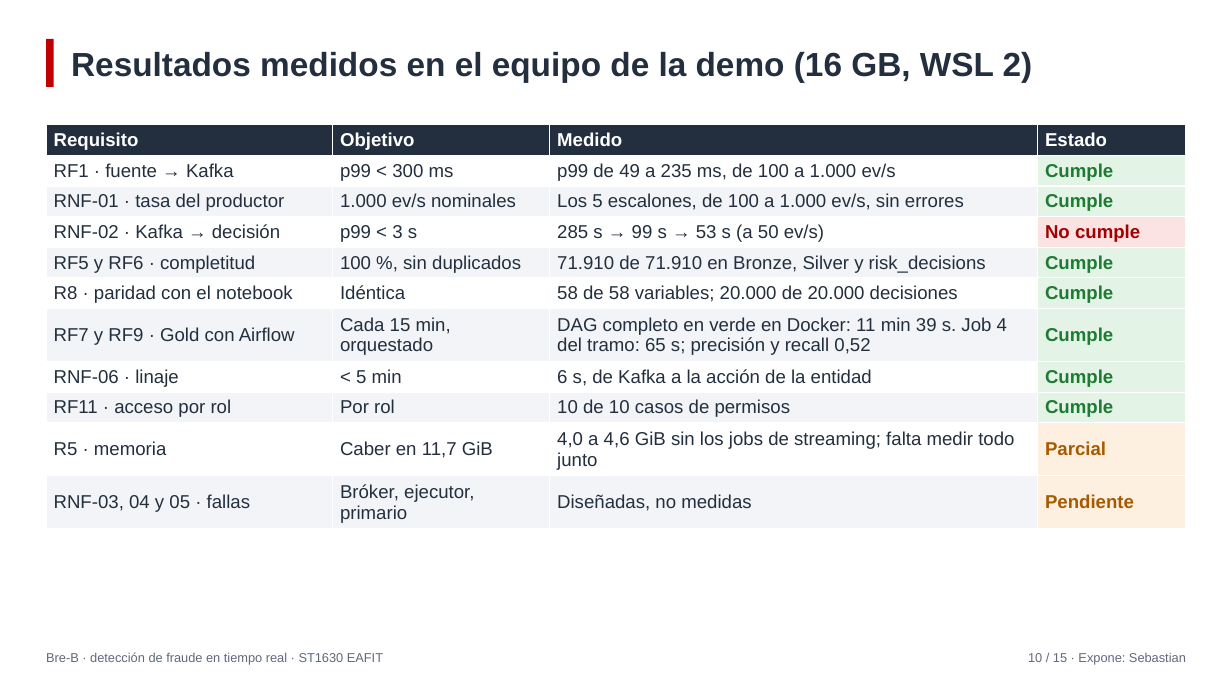
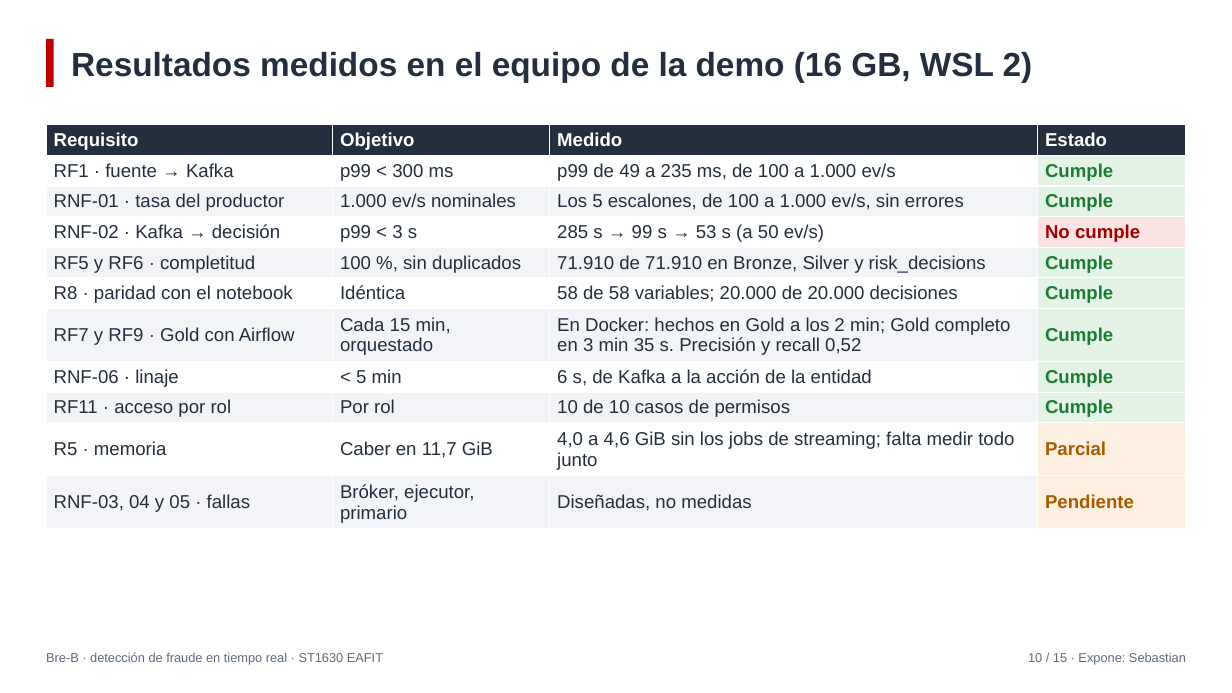
Before and after one commit to Sebaxdenc/breb-fraude, a slide deck: slide 10 of docs/presentacion/slides.pptx. Drawn at 1232x693 pixels with LibreOffice and Linux fonts; fonts in the diff are those of the drawing. Boxes give left, top, right and bottom in pixels: in the first picture for what was removed or moved away, otherwise in the second. Text is boxed around its words. In the diff, an @@ line names an element or a change of style, - is before the commit and + after.

Commit message:
Airflow: OPTIMIZE y VACUUM pasan a un DAG diario de mantenimiento
En la primera corrida en Docker (2026-11-10), breb_lakehouse_pipeline tardó
11 min 39 s y 8 de esos minutos fueron optimize (1 min 16 s) y vacuum
(6 min 46 s). Las tareas de Gold terminaron a los 3 min 35 s.

- dags/breb_lakehouse_pipeline.py: sin optimize ni vacuum; termina en
  sync_profiles_to_mongo.
- dags/breb_lakehouse_mantenimiento.py (nuevo): optimize → vacuum (all_done),
  todos los días a las 08:00 UTC, en pausa al crearse para no competir con la demo.
- Los cuatro DAG cargan sin errores en Airflow 3.3.2 (requirements.lock del proyecto).
- README, plan, guía de la demo (tiempos por tarea medidos), guion, preguntas,
  diagrama de arquitectura, diagrama de los DAG y láminas 9 y 10 actualizados.

```diff
--- a/docs/presentacion/slides.pptx
+++ b/docs/presentacion/slides.pptx
@@ table at (x1=46, y1=125, x2=1186, y2=529) @@
-row 7, column 3: DAG completo en verde en Docker: 11 min 39 s. Job 4 del tramo: 65 s; precisión y recall 0,52
+row 7, column 3: En Docker: hechos en Gold a los 2 min; Gold completo en 3 min 35 s. Precisión y recall 0,52
```
Also in this commit, not shown: 2 other slides changed, 13 other files.
